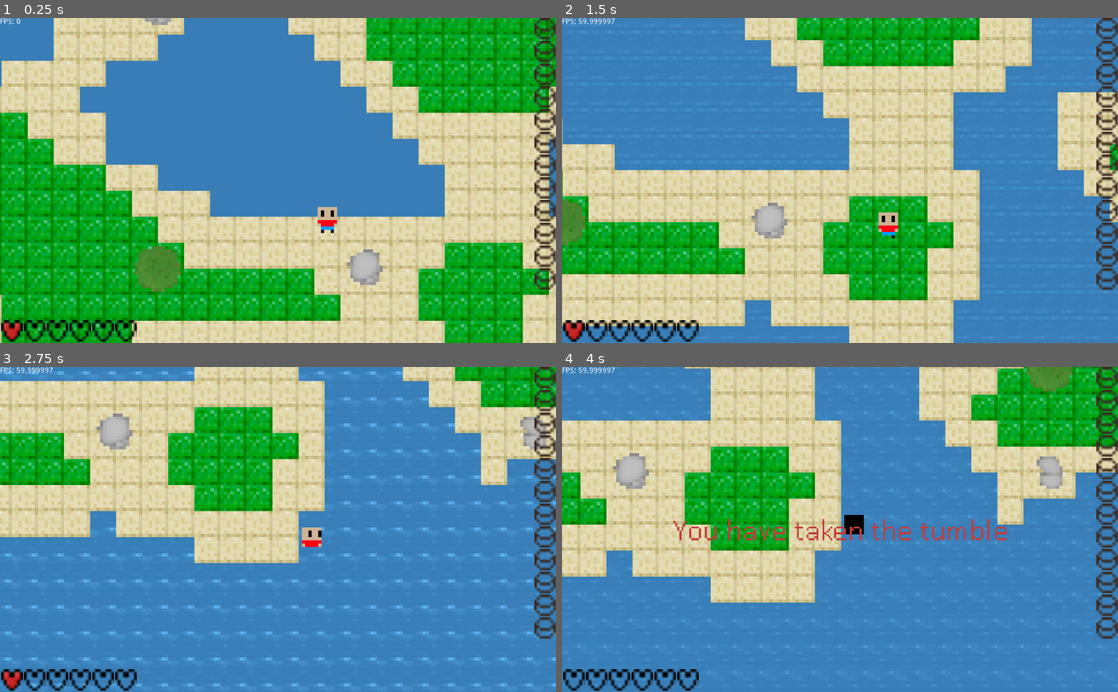
Above: before the commit, frames 1-4 (two rows, left to right).
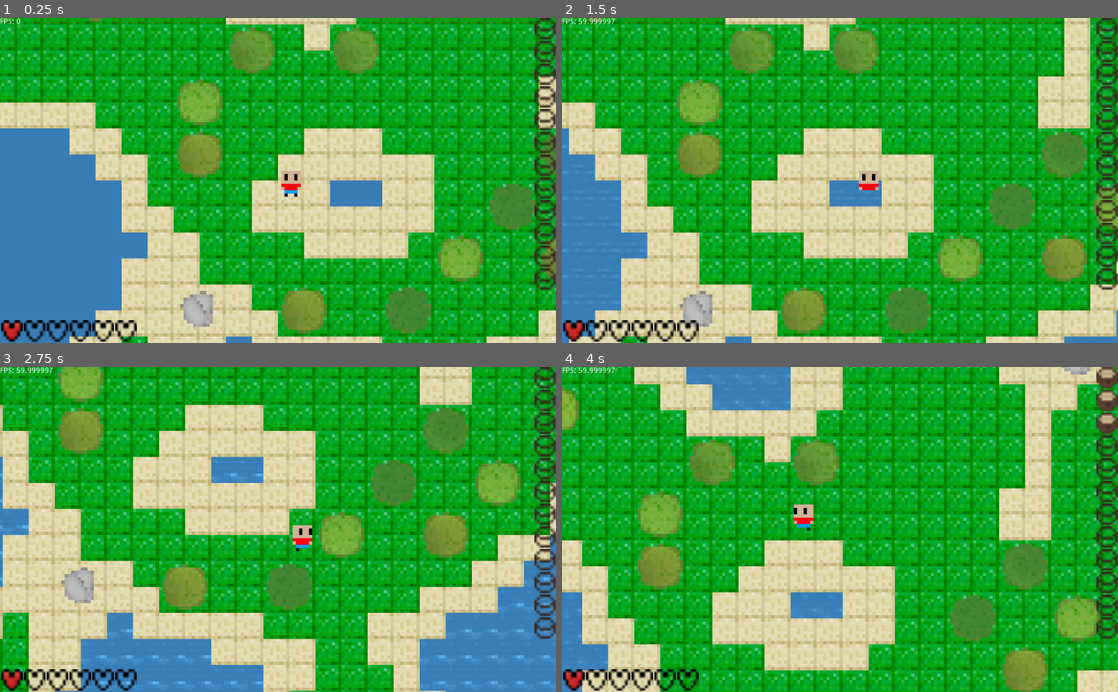
Above: after the commit, the same moments.

Repository: e1019/LDJam45
Game: Godot game, scene res://Primary.tscn
Two runs of this game, one before a commit and one after it. Both use one fixed random seed, a clock stepped at 60 frames per second and the inputs below.
Inputs:
- Up to frame 1 (0.25 s): no input
- Up to frame 2 (1.5 s): hold D (move_right) 0.53-1.28 s; tap Space (action) at 0.6, 1.35 s; hold S (move_down) from 1.28 s (still down)
- Up to frame 3 (2.75 s): release S (move_down) at 2.03 s; hold D (move_right) from 2.03 s (still down); tap Space (action) at 2.1 s
- Up to frame 4 (4 s): release D (move_right) at 2.78 s; hold Up (move_up) 2.78-3.53 s; tap Space (action) at 2.85, 3.6 s; hold A (move_left) from 3.53 s (still down)

The runs differ from the first frame. In frame 1, 86% of the frame differs, in the area x 0-100%, y 0-100%; in frame 2, 89%; in frame 3, 82%; in frame 4, 89%.

Commit message:
Cleaner death music, regen health on destroying rocks with 2 wood

Diff:
--- a/Death.gd
+++ b/Death.gd
@@ -14,5 +14,5 @@
 func _process(dt):
 	if(dead):
 		dead_time += dt
-		if(dead_time > 10):
+		if(dead_time > 6):
 			get_tree().reload_current_scene()
--- a/LocalPlayer.gd
+++ b/LocalPlayer.gd
@@ -47,8 +47,6 @@
 	return false
 
 func cut_wood():
-	if(logs == maxlogs):
-		return false
 
 	var tries = [
 		Vector2(0, 0),
@@ -60,10 +58,22 @@
 
 	for x in tries:
 		if(get_under_overlay_tile_offset(x) > 9):
+			if(logs == maxlogs):
+				continue
 			var overpos = get_overlay_pos(x)
 			overlayTiles.set_cellv(overpos, -1)
 			logs = clamp(logs + 3, 0, maxlogs)
 			$LocalUI/WoodIndicator.onWoodChanged(logs, maxlogs)
+			return true
+		elif(get_under_overlay_tile_offset(x) > -1):
+			if(logs < 2):
+				continue
+			var overpos = get_overlay_pos(x)
+			overlayTiles.set_cellv(overpos, -1)
+			logs = clamp(logs -2, 0, maxlogs)
+			health = clamp(health + 1, 0, max_health)
+			$LocalUI/WoodIndicator.onWoodChanged(logs, maxlogs)
+			update_hp()
 			return true
 	return false
 
@@ -75,6 +85,7 @@
 		else:
 			while(get_under_overlay_tile() != -1):
 				floorpos -= Vector2(0, 1)
+				$Mover.position = floorpos
 
 		$Mover.position = floorpos
 
@@ -139,6 +150,8 @@
 var water_timer = 0.0
 
 func _process(dt):
+	if dead:
+		return
 	if(get_under_tile() == 0):
 		water_timer += dt
 		if(water_timer > 1):
--- a/WorldOverlay.gd
+++ b/WorldOverlay.gd
@@ -30,7 +30,7 @@
 	var szx = get_parent().islandSizeX
 	var szy = get_parent().islandSizeY
 
-	for i in range(szx * (szy/24)):
+	for i in range(szx * (szy/16)):
 		var x = randi() % (szx/2) - (szx/4)
 		var y = randi() % (szy/2) - (szy/4)
 
--- a/WorldTiles.gd
+++ b/WorldTiles.gd
@@ -13,7 +13,7 @@
 var ymax: int
 
 var islandSizeX = 256
-var islandSizeY = 32
+var islandSizeY = 256
 
 func _ready():
 	tileset = TileSet.new()
Not shown, changed: assets/death.wav
